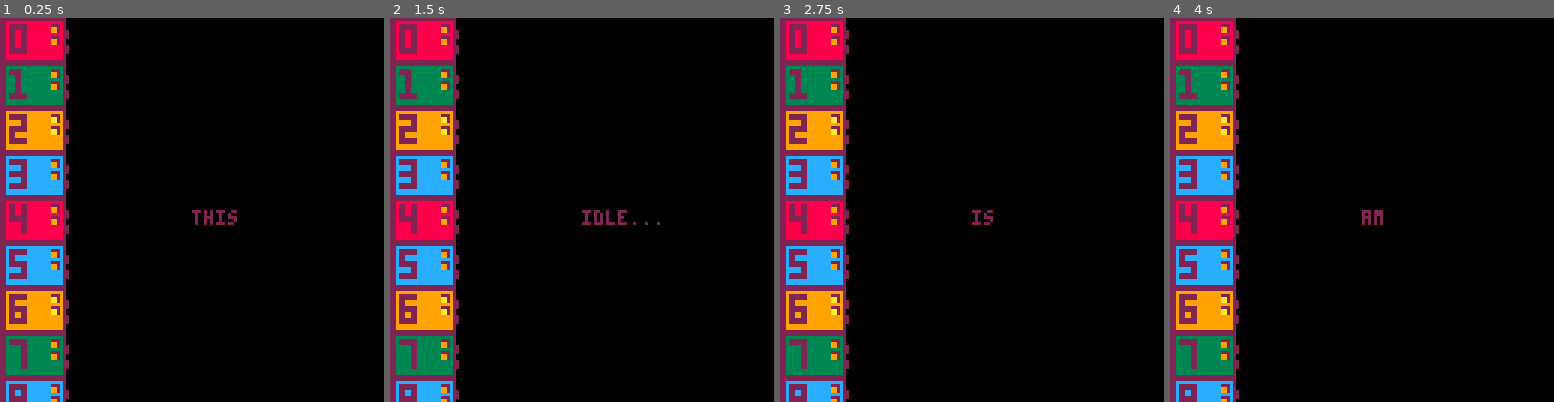
Above: before the commit, frames 1-4 (left to right).
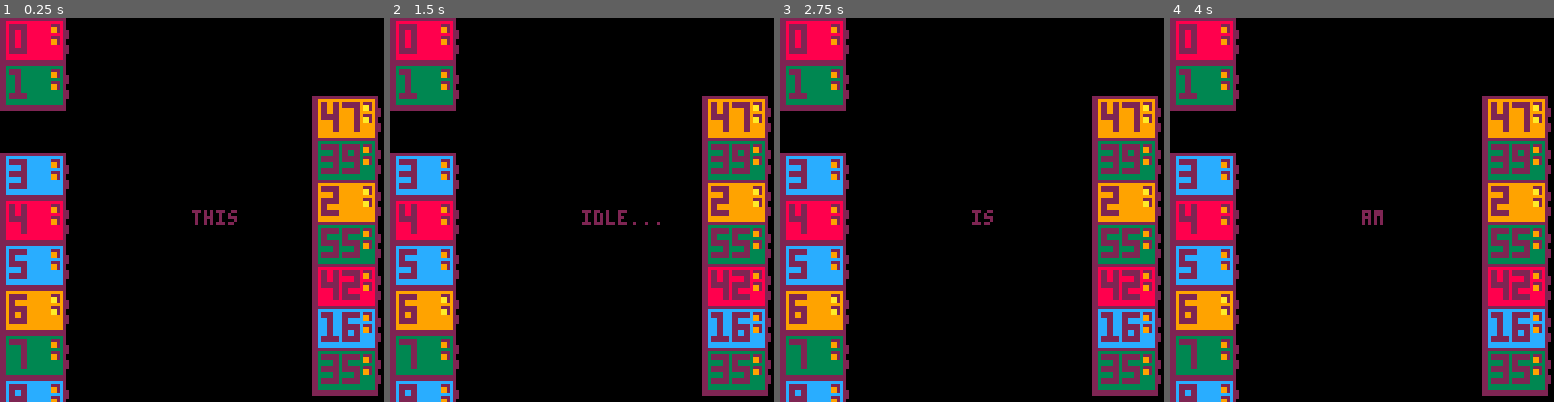
Above: after the commit, the same moments.

Repository: shen-sat/last_minute
Game: PICO-8 cartridge game.p8
The game is run twice, just before and just after one commit, with the same random seed, the same clock (stepped at 60 frames per second) and the same inputs.
Inputs:
- Up to frame 1 (0.25 s): no input
- Up to frame 2 (1.5 s): no input
- Up to frame 3 (2.75 s): hold Up 2.15-2.42 s
- Up to frame 4 (4 s): hold Down 3.63-3.97 s

The runs differ from the first frame. In frame 1, 16% of the frame differs, in the area x 0-100%, y 20-99%; in frame 2, 16%; in frame 3, 16%; in frame 4, 16%.

Commit message:
Add hand

Diff:
--- a/game.p8
+++ b/game.p8
@@ -7,6 +7,7 @@
 #include chips/init_chip_anim_states.lua
 #include chips/init_chip.lua
 #include chips/init_chips.lua
+#include hand/init_hand.lua
 #include player/init_player_anim_states.lua
 #include player/init_player.lua
 
@@ -15,6 +16,8 @@
   player = init_player(64,64,player_anim_states, 'idle')
 
   chips = init_chips()
+
+  hand = init_hand(104, 26, chips)
 end
 
 function _update()
@@ -25,6 +28,7 @@
   if btnp(3) then -- Down key pressed
     player:set_anim_state('hurt')
   end
+  hand:update()
 end
 
 function _draw()
@@ -33,6 +37,7 @@
   for chip in all(chips) do
     chip:draw()
   end
+  hand:draw()
 
 end
 __gfx__
--- /dev/null
+++ b/hand/init_hand.lua
@@ -0,0 +1,29 @@
+function init_hand(x,y,chips)
+  local hand = {
+    x = x,
+    y = y,
+    chips = {},
+    update = function(self)
+      for i = 1, #self.chips do
+        local chip = self.chips[i]
+        --TODO: if chip is selected, then skip setting position, as it will be handled by cursor/its own state
+        chip.x = self.x
+        chip.y = self.y + (i * 14) - 14
+      end
+    end,
+    draw = function(self)
+      for chip in all(self.chips) do
+        chip:draw()
+      end
+    end
+  }
+
+  for i = 1, 7 do
+    local index = flr(rnd(#chips)) + 1
+    local chip = chips[index]
+    add(hand.chips, chip)
+    del(chips, chip)
+  end
+
+  return hand
+end
